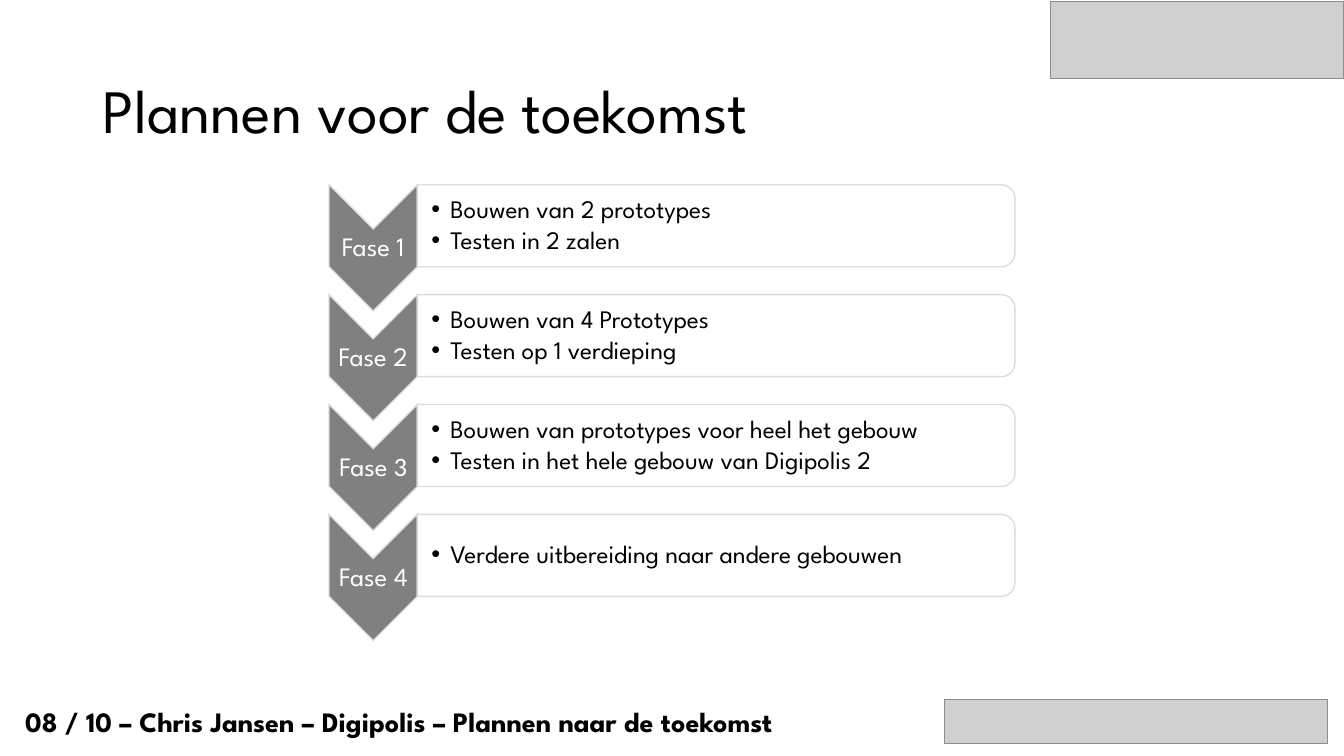
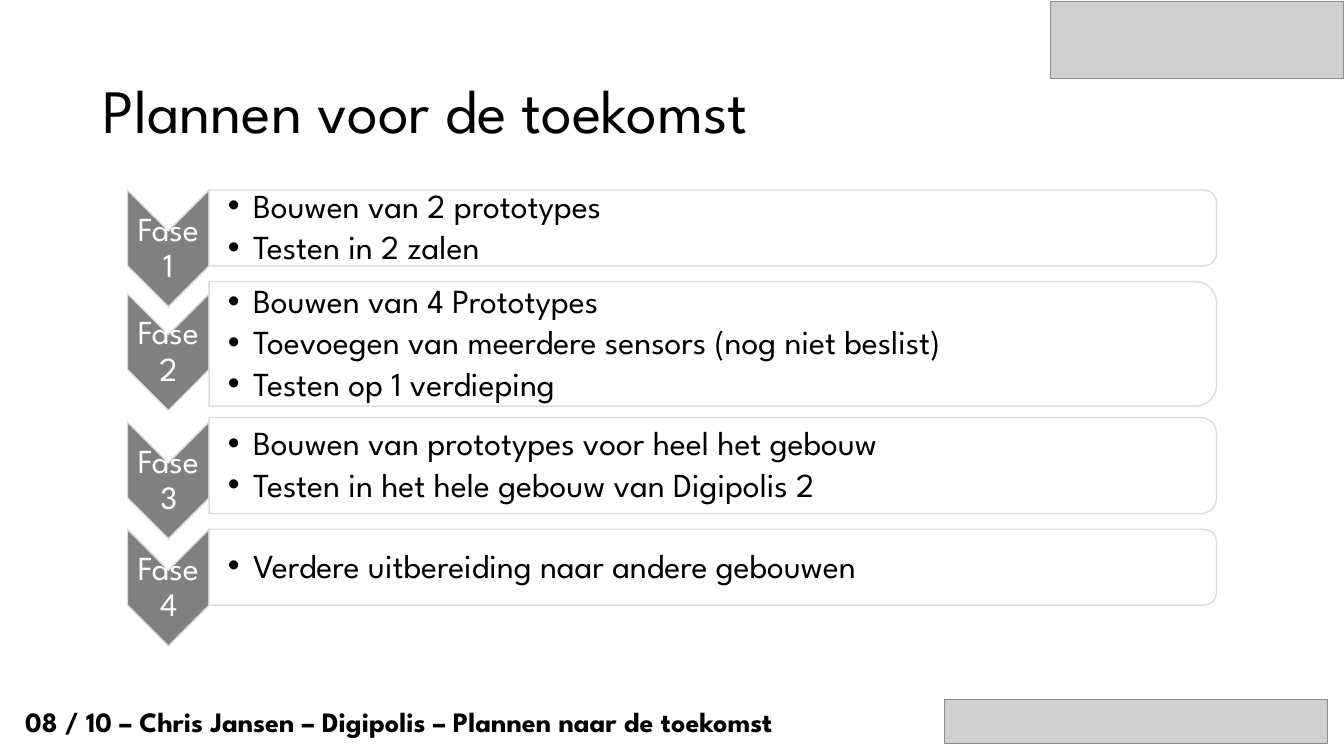
Before and after one commit to mitchdewinter/bap1617-ChrisJansen, a slide deck: slide 9 of Presentaties/Chris_Jansen_Digipolis_Antwerpen_Tussentijdsepresentatie.pptx. Drawn at 1344x756 pixels with LibreOffice and Linux fonts; fonts in the diff are those of the drawing; grey boxes stand for pictures; background and template pictures are left out. Boxes give left, top, right and bottom in pixels: in the first picture for what was removed or moved away, otherwise in the second. Text is boxed around its words. In the diff, an @@ line names an element or a change of style, - is before the commit and + after.

```diff
--- a/Presentaties/Chris_Jansen_Digipolis_Antwerpen_Tussentijdsepresentatie.pptx
+++ b/Presentaties/Chris_Jansen_Digipolis_Antwerpen_Tussentijdsepresentatie.pptx
@@ text "Fase 1": place and size @@
-text "Fase 1" at (342, 238, 404, 256)
+text "Fase 1" at (138, 207, 199, 277)
@@ chevron: place and size @@
-chevron at (329, 185, 418, 311)
+chevron at (128, 190, 209, 307)
@@ text "Bouwen van 2 prototypes": place and size @@
-text "Bouwen van 2 prototypes" at (450, 201, 711, 250)
+text "Bouwen van 2 prototypes" at (253, 195, 601, 260)
@@ round same rect: place and size @@
-round same rect at (417, 186, 1015, 267)
+round same rect at (210, 190, 1217, 265)
@@ chevron: place and size @@
-chevron at (329, 295, 418, 421)
+chevron at (128, 294, 209, 411)
@@ text "Bouwen van 4 Prototypes": place and size @@
-text "Bouwen van 4 Prototypes" at (450, 311, 709, 365)
+text "Bouwen van 4 Prototypes" at (253, 290, 940, 404)
@@ round same rect: place and size @@
-round same rect at (417, 295, 1015, 377)
+round same rect at (210, 282, 1217, 406)
@@ text at (253, 290, 598, 404): size 18 to 24 pt in "Bouwen van 4 Prototypes", "Testen op 1 verdieping"; indent changed @@
@@ text "Fase 2": place and size @@
-text "Fase 2" at (339, 348, 407, 366)
+text "Fase 2" at (138, 311, 199, 381)
@@ text at (253, 330, 940, 362): paragraph added @@
+  •• Toevoegen van meerdere sensors (nog niet beslist)
@@ fill #FFFFFF at 90% opacity to #FFFFFF at 50% opacity in 4 elements at (210, 190, 1217, 265), (210, 282, 1217, 406), (210, 529, 1217, 605), (209, 417, 1216, 514) @@
@@ round same rect: place and size @@
-round same rect at (417, 405, 1015, 487)
+round same rect at (209, 417, 1216, 514)
@@ size 19 to 24 pt; more space between paragraphs in 4 elements at (138, 207, 199, 277), (138, 311, 199, 381), (138, 547, 199, 616), (138, 439, 199, 509) @@
@@ text "Fase 3": place and size @@
-text "Fase 3" at (339, 458, 407, 476)
+text "Fase 3" at (138, 439, 199, 509)
@@ chevron: place and size @@
-chevron at (329, 405, 418, 531)
+chevron at (128, 422, 209, 539)
@@ size 18 to 24 pt; indent changed in 3 elements at (253, 195, 601, 260), (253, 555, 856, 586), (253, 432, 877, 505) @@
@@ text "Bouwen van prototypes voor heel ...": place and size @@
-text "Bouwen van prototypes voor heel ..." at (450, 420, 918, 475)
+text "Bouwen van prototypes voor heel ..." at (253, 432, 877, 505)
@@ chevron: place and size @@
-chevron at (329, 515, 418, 641)
+chevron at (128, 529, 209, 646)
@@ text "Verdere uitbereiding naar andere gebouwen": place and size @@
-text "Verdere uitbereiding naar andere gebouwen" at (450, 545, 902, 569)
+text "Verdere uitbereiding naar andere gebouwen" at (253, 555, 856, 586)
@@ round same rect: place and size @@
-round same rect at (417, 515, 1015, 597)
+round same rect at (210, 529, 1217, 605)
@@ text "Fase 4": place and size @@
-text "Fase 4" at (339, 568, 407, 586)
+text "Fase 4" at (138, 547, 199, 616)
```
Also in this commit, not shown: 5 other slides changed, 1 other file.
